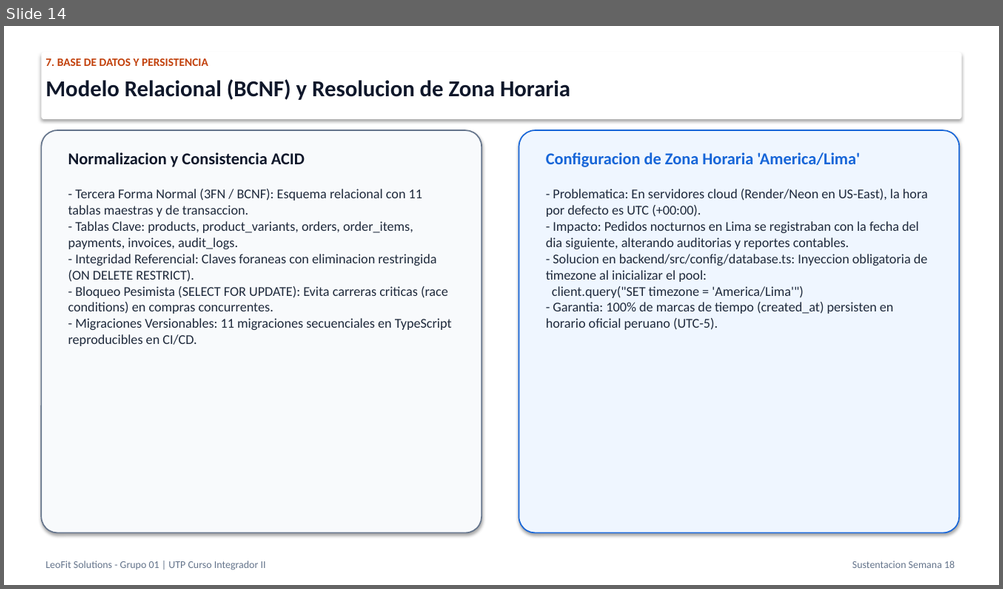
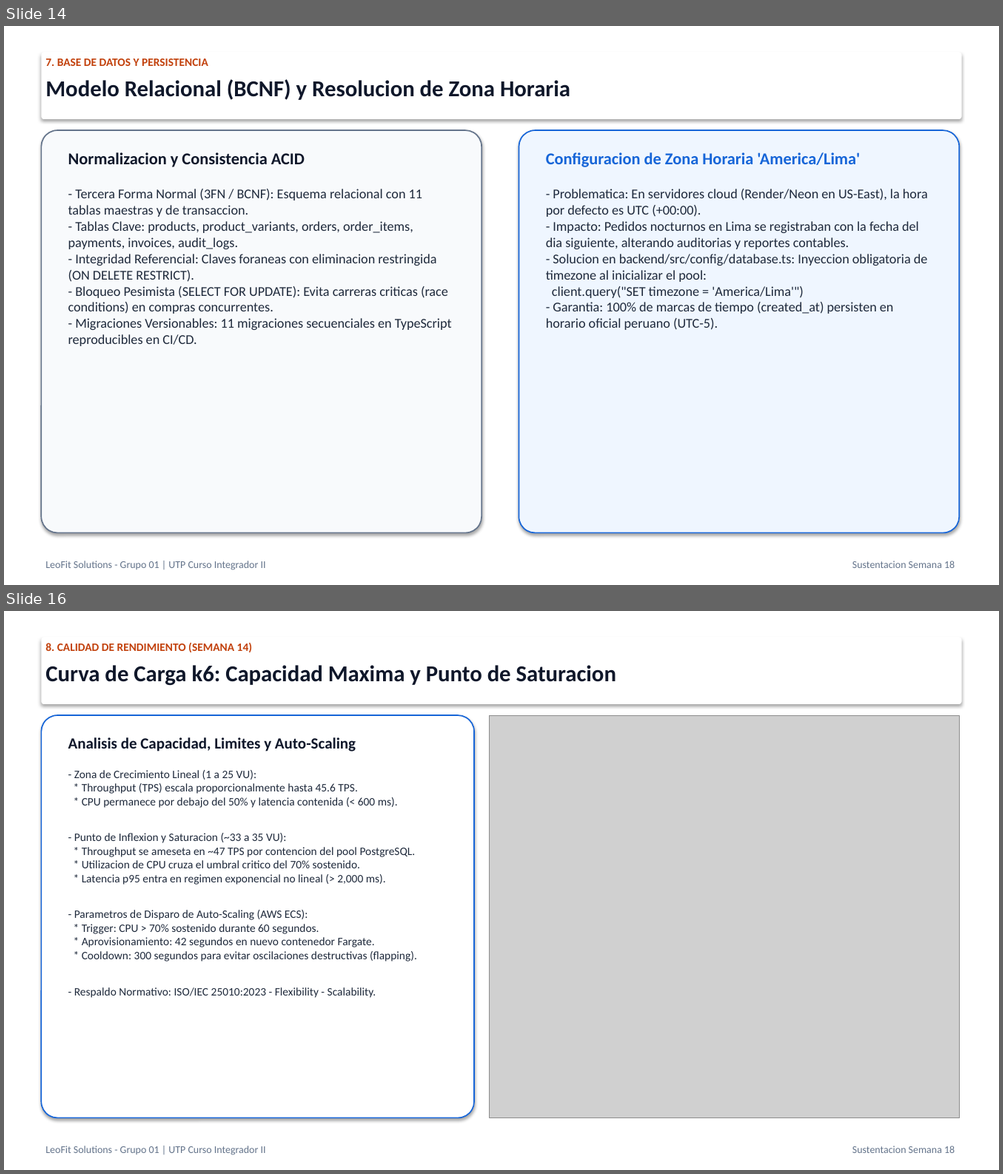
Before and after one commit to Leofit-Solutions-Grupo01/leofit-pedidos-sistema, a slide deck: docs/05_SUSTENTACION_PROYECTO_FINAL_SEMANA_18/03_PRESENTACION_OFICIAL_SUSTENTACION_PROYECTO_FINAL.pptx. Shown one above the other, each under a label of ours: slide 14 before the commit, slides 14 and 16 after it; the slides between them are not shown. The pictures are 1003x589 and 1003x1174 pixels, drawn with LibreOffice and Linux fonts; fonts in the diff are those of the drawing; grey boxes stand for pictures. Boxes give left, top, right and bottom in pixels: in the first picture for what was removed or moved away, otherwise in the second. Text is boxed around its words. In the diff, an @@ line names an element or a change of style, - is before the commit and + after.

Commit message:
feat(charts): incorpora graficos cientificos de calidad iso25010, percentiles k6, saturacion y complejidad en informe y presentacion

```diff
--- a/docs/05_SUSTENTACION_PROYECTO_FINAL_SEMANA_18/03_PRESENTACION_OFICIAL_SUSTENTACION_PROYECTO_FINAL.pptx
+++ b/docs/05_SUSTENTACION_PROYECTO_FINAL_SEMANA_18/03_PRESENTACION_OFICIAL_SUSTENTACION_PROYECTO_FINAL.pptx
@@ slide 16 added at [4,611,999,1170], background #FFFFFF @@
@@ rounded rectangle added at [41,637,962,704], fill #FFFFFF @@
@@ text added at [45,643,252,652], 11 pt, text #C2410C, bold @@
+8. CALIDAD DE RENDIMIENTO (SEMANA 14)
@@ text added at [45,665,616,686], 22 pt, text #0F172A, bold @@
+Curva de Carga k6: Capacidad Maxima y Punto de Saturacion
@@ rounded rectangle added at [41,715,474,1119], fill #FFFFFF, outline #1665D8 1.2 pt @@
@@ picture added at [489,715,959,1119] @@
@@ text added at [68,738,356,752], 15 pt, text #0F172A, bold @@
+Analisis de Capacidad, Limites y Auto-Scaling
@@ text added at [74,770,417,998], 11 pt, text #1E293B @@
+- Zona de Crecimiento Lineal (1 a 25 VU):
+* Throughput (TPS) escala proporcionalmente hasta 45.6 TPS.
+* CPU permanece por debajo del 50% y latencia contenida (< 600 ms).
+- Punto de Inflexion y Saturacion (~33 a 35 VU):
+* Throughput se ameseta en ~47 TPS por contencion del pool PostgreSQL.
+* Utilizacion de CPU cruza el umbral critico del 70% sostenido.
+* Latencia p95 entra en regimen exponencial no lineal (> 2,000 ms).
+- Parametros de Disparo de Auto-Scaling (AWS ECS):
+* Trigger: CPU > 70% sostenido durante 60 segundos.
+* Aprovisionamiento: 42 segundos en nuevo contenedor Fargate.
+* Cooldown: 300 segundos para evitar oscilaciones destructivas (flapping).
+- Respaldo Normativo: ISO/IEC 25010:2023 - Flexibility - Scalability.
@@ text added at [45,1146,266,1156], 10 pt, text #64748B @@
+LeoFit Solutions - Grupo 01 | UTP Curso Integrador II
@@ text added at [852,1146,954,1153], 10 pt, text #64748B @@
+Sustentacion Semana 18
```
Also in this commit, not shown: 4 slides changed, 1 other slide added, 2 slides removed, 24 other files.
